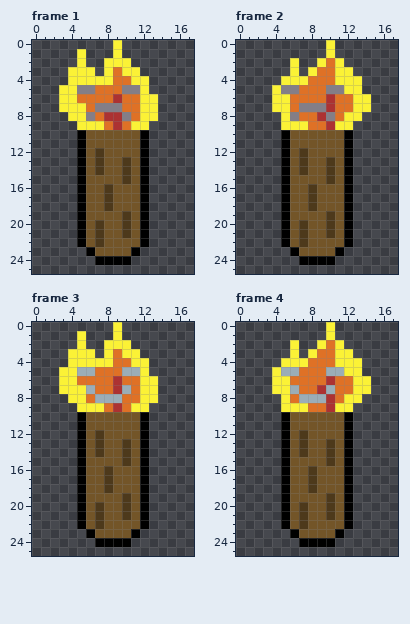
Pixel-art file, stored at assets/aseprite/torchie.aseprite. That is the earlier state.
18x26 pixels, 4 frames. Shown: frame 1, frame 2, frame 3, frame 4.
New version:
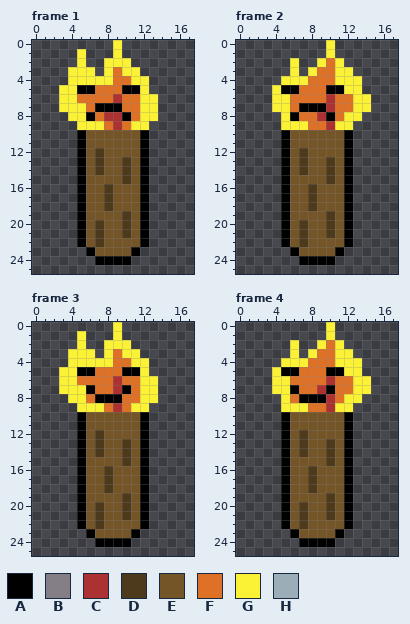
Palette (. is transparent): A #000000  B #847e87  C #ac3232  D #4d391b  E #735528  F #df7126  G #fbf236  H #9badb7
Changes in this commit:
Frame 1:
y 5: x 5..6 BB -> AA; x 10..11 BB -> AA
y 7: x 7..9 BBB -> AAA
y 8: x 6 B -> A; x 10 B -> A
Frame 2: the same change as frame 1
Frame 3:
y 5: x 5..6 HH -> AA; x 10..11 HH -> AA
y 7: x 6 H -> A; x 10 H -> A
y 8: x 7..9 HHH -> AAA
Frame 4: the same change as frame 3
Where, in picture pixels (left, top, right, bottom), the same in both pictures:
changed: (77, 85, 140, 121)
changed: (281, 85, 344, 121)
changed: (77, 367, 140, 403)
changed: (281, 367, 344, 403)
